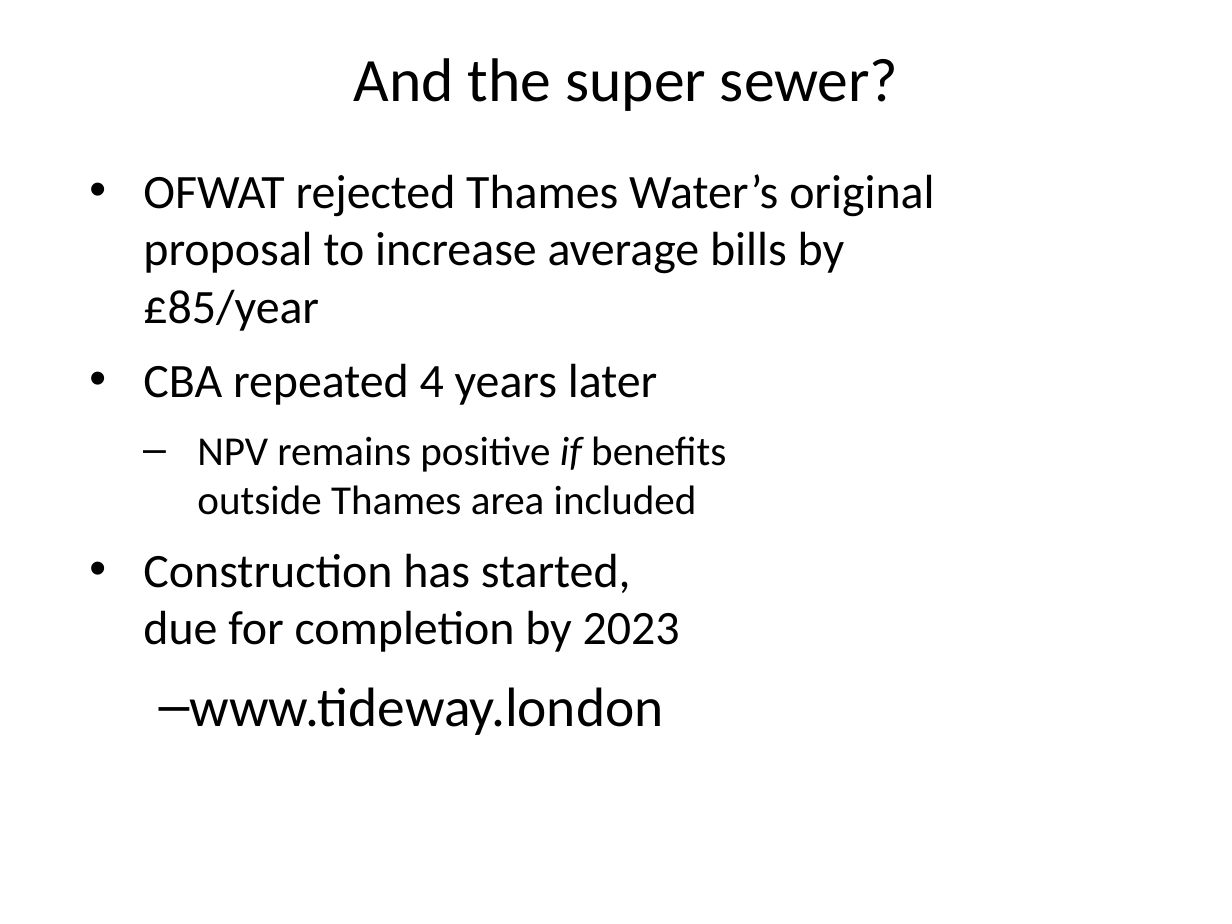
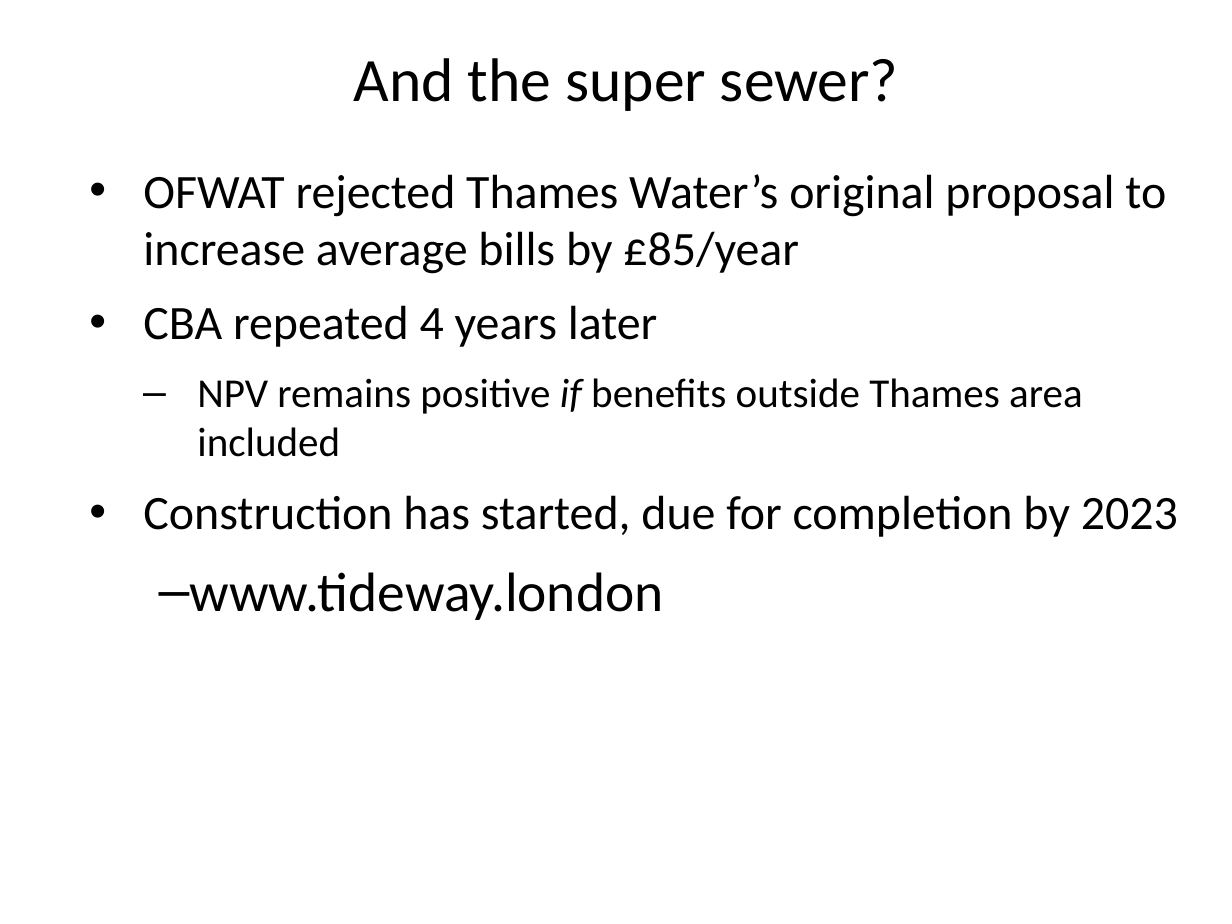
Before and after one commit to rtol/Environmental-Economics, a slide deck: slide 44 of EE3 Targets.pptx. Drawn at 1232x924 pixels with LibreOffice and Linux fonts; fonts in the diff are those of the drawing. Boxes give left, top, right and bottom in pixels: in the first picture for what was removed or moved away, otherwise in the second. Text is boxed around its words. In the diff, an @@ line names an element or a change of style, - is before the commit and + after.

```diff
--- a/EE3 Targets.pptx
+++ b/EE3 Targets.pptx
@@ text "OFWAT rejected Thames Water’s original ..." rewrapped from box(143, 174, 934, 735) to box(143, 174, 1178, 620) @@
```
Also in this commit, not shown: 7 other slides changed, 6 other files.
